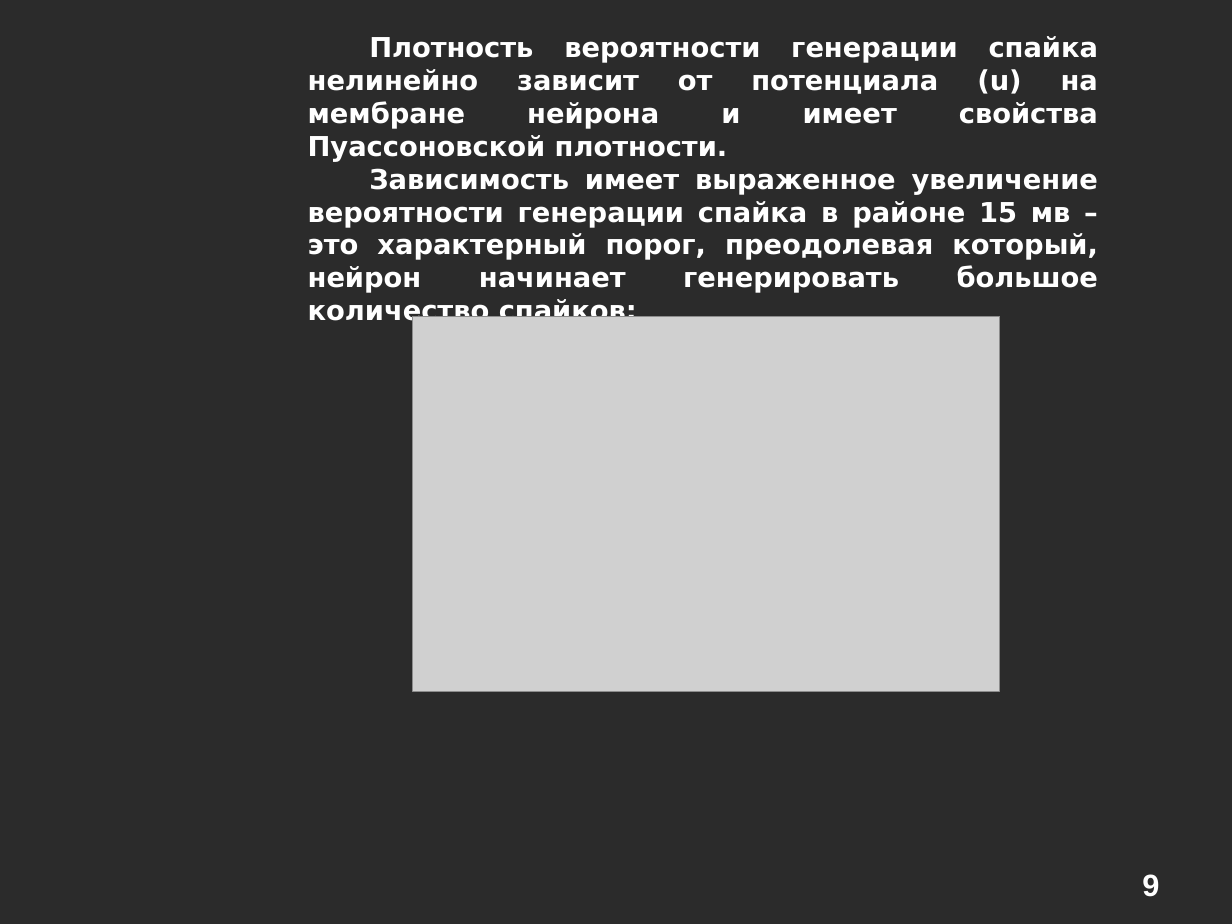
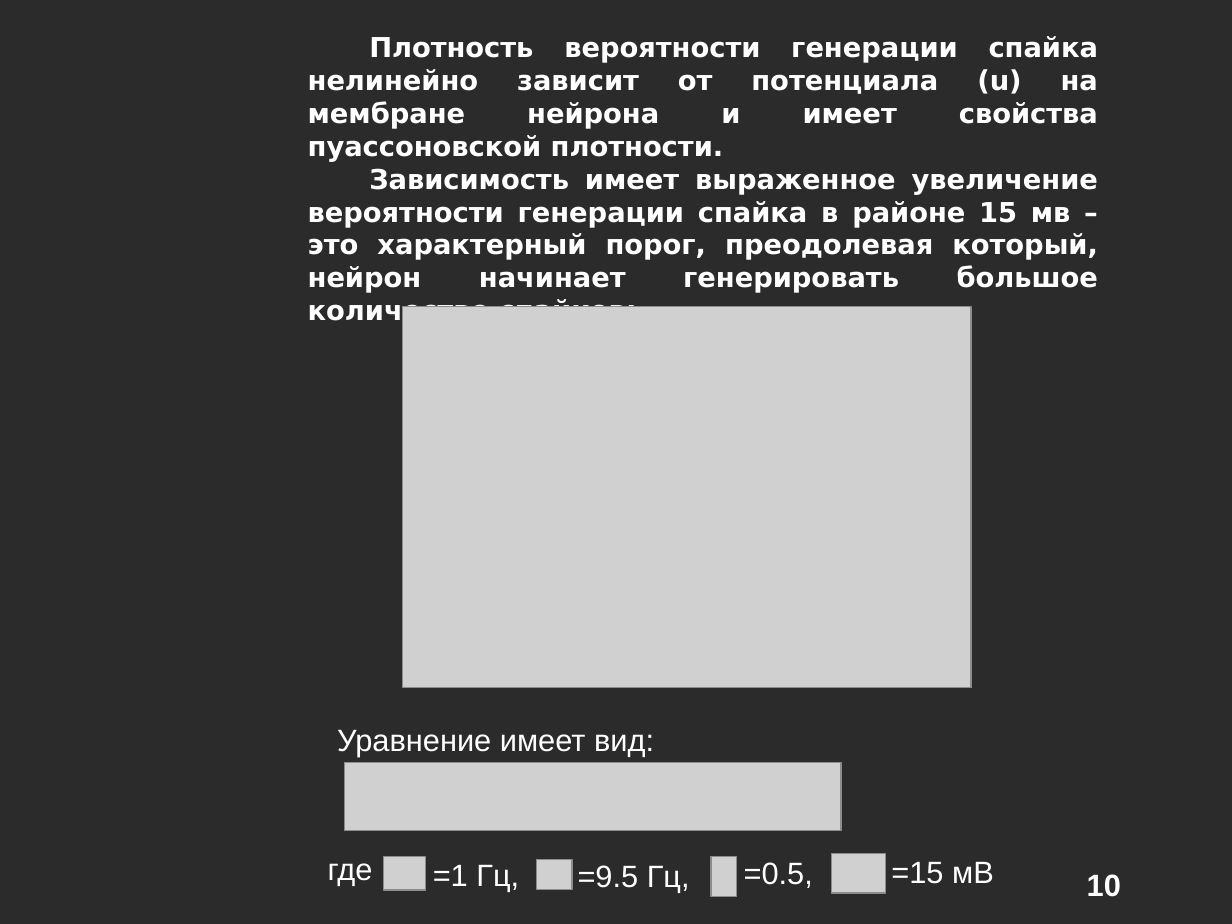
Before and after one commit to alexeyche/alexeyche-junk, a slide deck: slide 10 of cns/doc/conf.ppt (slide 9 before the commit). Drawn at 1232x924 pixels with LibreOffice and Linux fonts; fonts in the diff are those of the drawing; grey boxes stand for pictures; background and template pictures are left out; a plain dark background stands for a picture behind light text. Boxes give left, top, right and bottom in pixels: in the first picture for what was removed or moved away, otherwise in the second. Text is boxed around its words. In the diff, an @@ line names an element or a change of style, - is before the commit and + after.

```diff
--- a/cns/doc/conf.ppt
+++ b/cns/doc/conf.ppt
@@ text at [308,36,1099,162]: text changed @@
-Плотность вероятности генерации спайка нелинейно зависит от потенциала (u) на мембране нейрона и имеет свойства Пуассоновской плотности.
+Плотность вероятности генерации спайка нелинейно зависит от потенциала (u) на мембране нейрона и имеет свойства пуассоновской плотности.
@@ picture: place and size @@
-picture at [413,317,1000,691]
+picture at [403,307,971,687]
@@ text added at [337,730,654,756], 18 pt, text #FFFFFF @@
+Уравнение имеет вид:
@@ picture added at [345,763,841,830] @@
@@ text added at [328,863,373,885], 18 pt, text #FFFFFF @@
+где
@@ picture added at [383,856,425,890] @@
@@ text added at [433,864,519,891], 18 pt, text #FFFFFF @@
+=1 Гц,
@@ picture added at [536,860,572,890] @@
@@ text added at [578,865,690,892], 18 pt, text #FFFFFF @@
+=9.5 Гц,
@@ picture added at [711,856,737,896] @@
@@ text added at [744,862,813,888], 18 pt, text #FFFFFF @@
+=0.5,
@@ picture added at [832,854,886,893] @@
@@ text added at [891,862,994,884], 18 pt, text #FFFFFF @@
+=15 мВ
@@ page number added at [1087,874,1121,897], 18 pt, text #FFFFFF, bold @@
+10
@@ page number removed at [1142,874,1159,897] @@
-9
```
Also in this commit, not shown: 12 other slides changed, 5 slides added, 2 slides removed.
